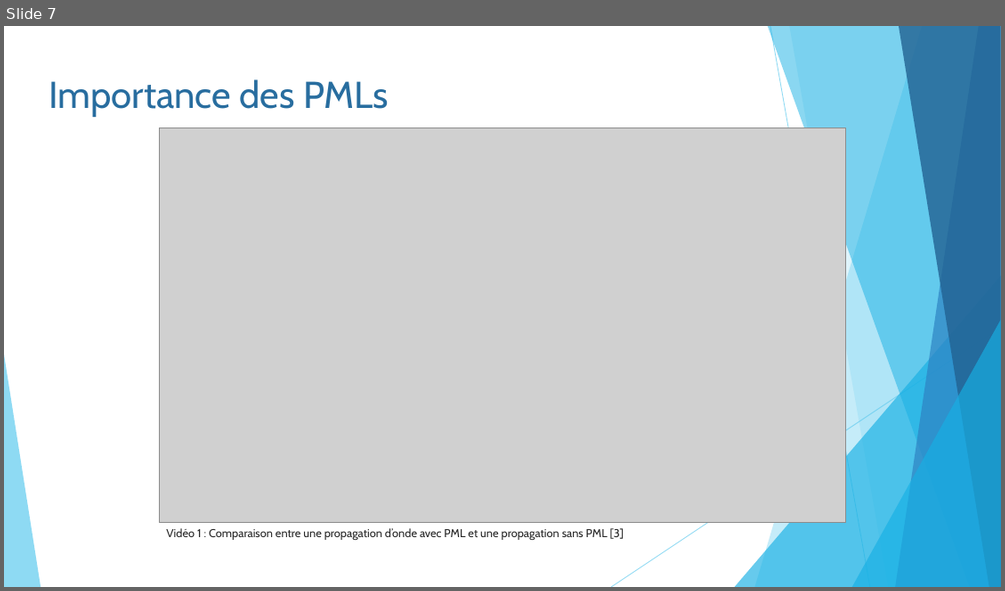
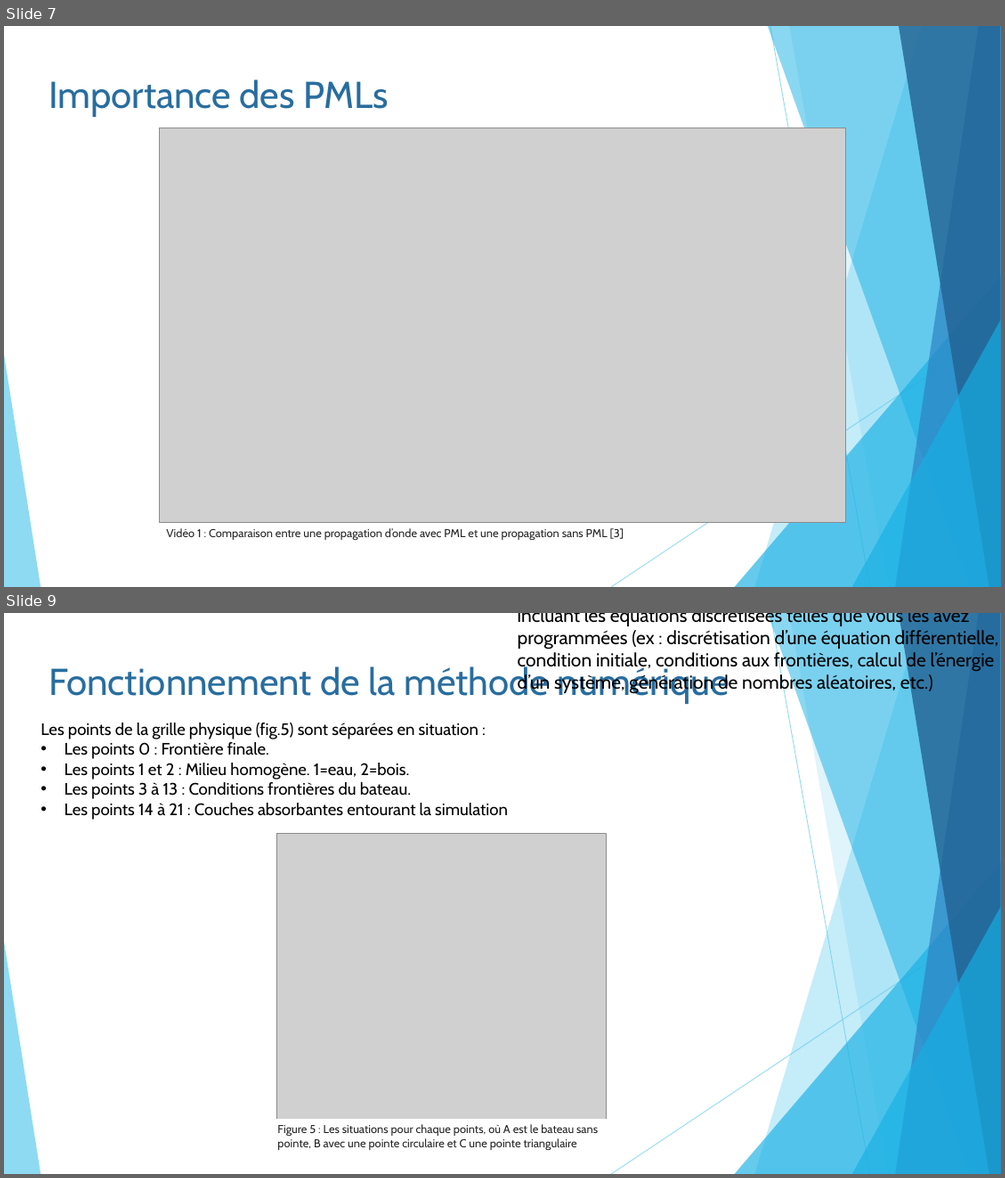
Before and after one commit to pierreluc-plt/ProjetSimulation, a slide deck: Oral/Présentation_Eq11.pptx. Shown one above the other, each under a label of ours: slide 7 before the commit, slides 7 and 9 after it; the slides between them are not shown. The pictures are 1005x591 and 1005x1178 pixels, drawn with LibreOffice and Linux fonts; fonts in the diff are those of the drawing; grey boxes stand for pictures. Boxes give left, top, right and bottom in pixels: in the first picture for what was removed or moved away, otherwise in the second. Text is boxed around its words. In the diff, an @@ line names an element or a change of style, - is before the commit and + after.

Commit message:
Update Présentation_Eq11.pptx
Belle image des situations

```diff
--- a/Oral/Présentation_Eq11.pptx
+++ b/Oral/Présentation_Eq11.pptx
@@ slide 9 added at (x1=4, y1=613, x2=1001, y2=1174), background #FFFFFF; not listed: 10 template elements that a slide beside it also shows @@
@@ text added at (x1=518, y1=613, x2=999, y2=695), 18 pt, text #000000 @@
+Étapes et fonctionnement de la méthode numérique, en incluant les équations discrétisées telles que vous les avez programmées (ex : discrétisation d’une équation différentielle, condition initiale, conditions aux frontières, calcul de l’énergie d’un système, génération de nombres aléatoires, etc.)
@@ text added at (x1=48, y1=664, x2=729, y2=704), 36 pt, text #286D9F @@
+Fonctionnement de la méthode numérique
@@ text added at (x1=40, y1=722, x2=508, y2=819), 16 pt, text #000000 @@
+Les points de la grille physique (fig.5) sont séparées en situation :
+• Les points 0 : Frontière finale.
+• Les points 1 et 2 : Milieu homogène. 1=eau, 2=bois.
+• Les points 3 à 13 : Conditions frontières du bateau.
+• Les points 14 à 21 : Couches absorbantes entourant la simulation
@@ picture added at (x1=276, y1=833, x2=606, y2=1119) @@
@@ rectangle added at (x1=270, y1=1119, x2=612, y2=1167), fill #FFFFFF, 11 pt, text #262626 @@
+Figure 5 : Les situations pour chaque points, où A est le bateau sans pointe, B avec une pointe circulaire et C une pointe triangulaire
```
Also in this commit, not shown: 1 slide changed.
